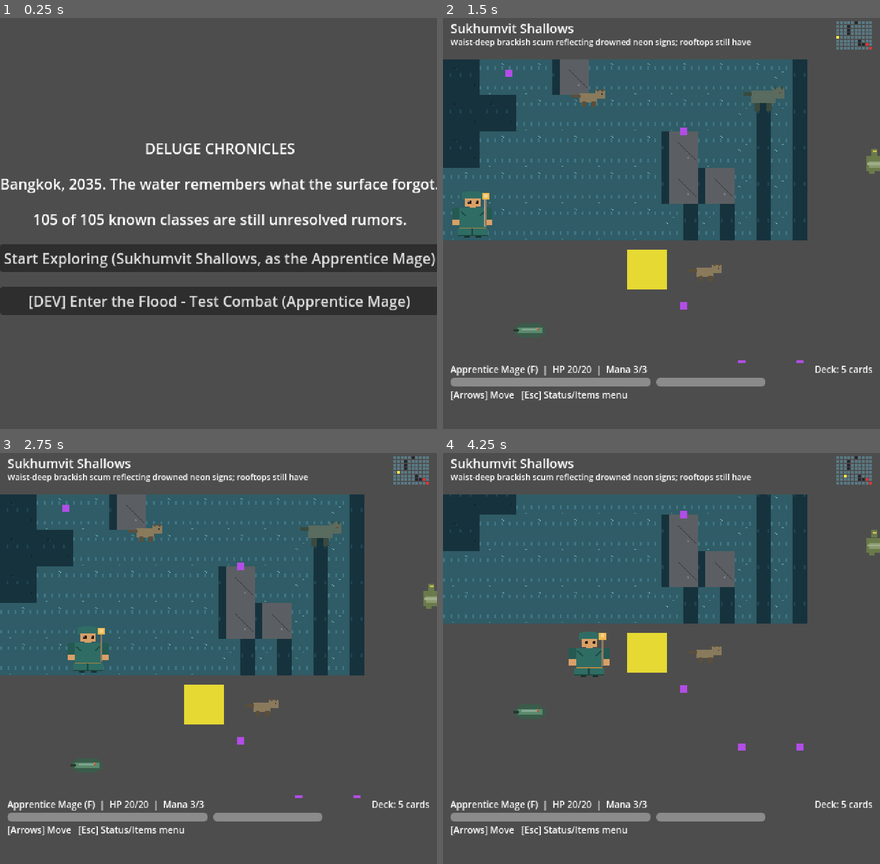
Above: before the commit, frames 1-4 (two rows, left to right).
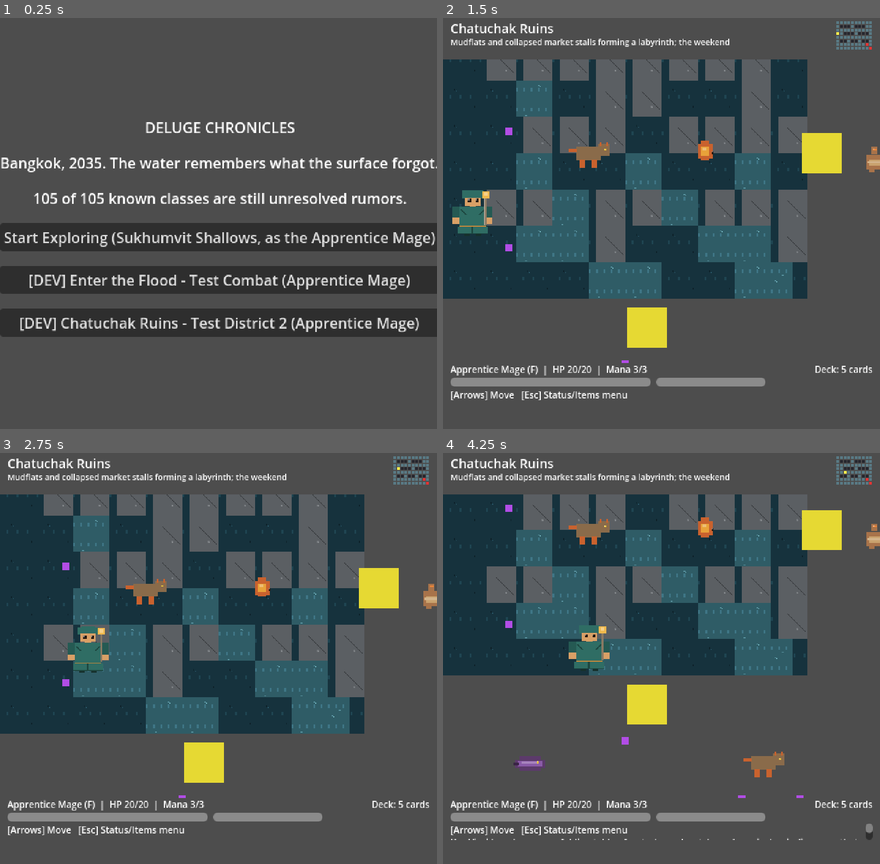
Above: after the commit, the same moments.

Repository: LupangSyS/PulseAI
Game: Godot game, scene res://scenes/main_menu.tscn
The game is run twice, just before and just after one commit, with the same random seed, the same clock (stepped at 60 frames per second) and the same inputs.
Inputs (mouse positions are in pixels of both pictures, inside the frame that each line leads up to):
- Up to frame 1 (0.25 s): no input
- Up to frame 2 (1.5 s): click (661, 322) at 0.5 s, where only the run after the commit has a clickable "[DEV] Chatuchak Ruins - Test …"; click (661, 256) at 1.25 s, where only the run before the commit has a clickable "Start Exploring (Sukhumvit Sh…"
- Up to frame 3 (2.75 s): hold Right (ui_right) from 2.03 s (still down)
- Up to frame 4 (4.25 s): release Right (ui_right) at 2.78 s; hold Down (ui_down) 2.78-3.53 s; hold Right (ui_right) from 3.53 s (still down)

The runs differ from the first frame. In frame 1, 25% of the frame differs, in the area x 0-100%, y 25-78%; in frame 2, 41%; in frame 3, 41%, in the area x 0-100%, y 0-84%; in frame 4, 33%.

Commit message:
Build Chatuchak Ruins as District 2, matching its GDD-canon lore
Sukhumvit Shallows was the only real district; Chatuchak Ruins was
fully written in GDD.md but never built as data. Bring it online the
same way District 1 was closed out: a real 10x8 maze district (mudflat
market stalls, connectivity verified by BFS before wiring it in), 5 new
monster species plus the Scale Merchant mini-boss (2 stages) and The
Chimera of the Drowned Aviary boss (3 stages) - all new ids with their
own generated sprites, since District 2 needed genuinely new creatures
rather than a reskin. 7 events: the Watchmaker (Kru Viroj) as a
revisitable NPC, two sub-map landmarks, a trade-manifest narrative
beat, and the Amulet Scale puzzle as a real 3-step sequential gate
(corpse weight -> scale -> vault door) on the same requires_flag/
sets_flag event mechanic District 1's Breaker Pump Protocol introduced.

Also added a "[DEV] Chatuchak Ruins" main-menu button (same pattern as
the existing "[DEV] Enter the Flood" combat shortcut) so the district
is actually reachable in play, not just provably correct headlessly -
there's still no real inter-district travel engine.

Validated with a full headless Godot pass: data-level lookups, a live
walkthrough of every event including the puzzle's out-of-order failure
cases, a real monster encounter trigger, and the actual main-menu
button driving a scene transition into the correct district.

Co-Authored-By: Claude Sonnet 5 <noreply@anthropic.com>
Claude-Session: https://claude.ai/code/session_01P5dwagSojk6u8oWg1L4kN1

Diff:
--- a/data/districts.json
+++ b/data/districts.json
@@ -93,5 +93,90 @@
         "reward_item": "salvaged_battery_cell"
       }
     ]
+  },
+  {
+    "id": "chatuchak_ruins",
+    "display_name": "Chatuchak Ruins",
+    "description": "Mudflats and collapsed market stalls forming a labyrinth; the weekend market is a graveyard of exotic animals that mutated instead of dying, traded by scavengers who worship mannequin heads.",
+    "danger_tier": "F-E",
+    "kind": "district",
+    "grid_width": 10,
+    "grid_height": 8,
+    "entrance_cell": [0, 3],
+    "blocked_cells": [
+      [1, 1], [2, 1], [3, 1], [5, 1], [6, 1], [7, 1],
+      [2, 3], [3, 3], [4, 3], [6, 3], [7, 3], [8, 3],
+      [1, 5], [2, 5], [4, 5], [5, 5], [7, 5], [8, 5]
+    ],
+    "terrain": [
+      "ppprrpppsp",
+      "psrrrpsrrp",
+      "ppsprrpprp",
+      "pprrrpsrrr",
+      "ppsppsppsp",
+      "prpsrrspsr",
+      "ppssrppssr",
+      "ppppssppsw"
+    ],
+    "monster_spawns": [
+      {"monster_id": "market_dog", "cell": [2, 2], "respawn_seconds": 20},
+      {"monster_id": "market_dog", "cell": [5, 6], "respawn_seconds": 20},
+      {"monster_id": "stall_wraith", "cell": [8, 1], "respawn_seconds": 25},
+      {"monster_id": "trickster_imp", "cell": [1, 6], "respawn_seconds": 20},
+      {"monster_id": "caged_songbird", "cell": [4, 2], "respawn_seconds": 25},
+      {"monster_id": "talisman_husk", "cell": [7, 2], "respawn_seconds": 30}
+    ],
+    "miniboss_spawn": {"monster_id": "scale_merchant", "cell": [8, 6]},
+    "boss_spawn": {"monster_id": "chimera_of_drowned_aviary", "cell": [9, 7]},
+    "item_spawns": [
+      {"item_id": "waterlogged_watch", "cell": [3, 5]},
+      {"item_id": "market_tag", "cell": [6, 2]}
+    ],
+    "events": [
+      {
+        "cell": [1, 2],
+        "text": "Section 7 - the Amulet Vault. Heat-pulsing clay talismans are still stacked on their shelves in neat rows, like whoever priced them expects to come back.",
+        "repeatable": false
+      },
+      {
+        "cell": [8, 0],
+        "text": "The Vivarium Drains - ruptured exotic-wildlife holding cells, bars bent outward, not in. Whatever was in here didn't escape. It got out.",
+        "repeatable": false
+      },
+      {
+        "cell": [1, 4],
+        "text": "Kru Viroj hunches over a folding table of waterlogged watches, obsessively winding ones that will never tick again. \"I can hear the flood's pulse,\" he says, not looking up. \"It has a rhythm, like a heartbeat that forgot how to stop. Section 7's vault only opens for a balanced scale - a real amulet against a cursed weight. Get either wrong and it stays shut forever.\"",
+        "repeatable": true
+      },
+      {
+        "cell": [9, 3],
+        "text": "A waterlogged shipping crate, forced open. Trade manifests inside list \"biological samples\" arriving from a trench off the coast - dated days before the first fissure broke the riverbed. Somebody was expecting this.",
+        "repeatable": false,
+        "reward_item": "trade_manifest"
+      },
+      {
+        "cell": [3, 6],
+        "text": "A corpse slumped against a collapsed stall, pockets still full. You pull a cursed lead weight from where a heart used to be. It's heavier than it should be.",
+        "repeatable": false,
+        "sets_flag": "has_lead_weight"
+      },
+      {
+        "cell": [5, 7],
+        "text": "A brass scale bolted to Section 7's shelving. You set the lead weight on one side and a shelf amulet on the other. The arm tips, settles, and holds - this one's genuine.",
+        "fail_text": "The scale's empty on one side. You'll need something with real weight to test an amulet against.",
+        "repeatable": false,
+        "requires_flag": "has_lead_weight",
+        "sets_flag": "amulet_balanced"
+      },
+      {
+        "cell": [6, 7],
+        "text": "The vault door reads the balanced scale through a slot in the frame and grinds open, stacks of clay talismans humming in unison.",
+        "fail_text": "The vault door won't budge - it's still waiting on a balanced scale, not just a weight.",
+        "repeatable": false,
+        "requires_flag": "amulet_balanced",
+        "sets_flag": "vault_opened",
+        "reward_item": "genuine_amulet"
+      }
+    ]
   }
 ]
--- a/data/items.json
+++ b/data/items.json
@@ -46,5 +46,53 @@
     "rarity": "unique",
     "effect": "",
     "value": 0
+  },
+  {
+    "id": "market_tag",
+    "display_name": "Market Tag",
+    "description": "A torn tag, still readable: STALL 7B - EXOTIC IMPORTS.",
+    "rarity": "common",
+    "effect": "",
+    "value": 0
+  },
+  {
+    "id": "waterlogged_watch",
+    "display_name": "Waterlogged Watch",
+    "description": "Still ticking, somehow. Kru Viroj would want this back.",
+    "rarity": "common",
+    "effect": "",
+    "value": 0
+  },
+  {
+    "id": "genuine_amulet",
+    "display_name": "Genuine Amulet",
+    "description": "Warm to the touch. Actually blessed, unlike most of what's sold here.",
+    "rarity": "uncommon",
+    "effect": "restore_resource",
+    "value": 8
+  },
+  {
+    "id": "trade_manifest",
+    "display_name": "Trade Manifest",
+    "description": "Shipping records for \"biological samples,\" routed from a trench off the coast, dated days before the first fissure broke.",
+    "rarity": "unique",
+    "effect": "",
+    "value": 0
+  },
+  {
+    "id": "scale_merchants_ledger",
+    "display_name": "Scale Merchant's Ledger",
+    "description": "Prices in a currency nobody uses anymore, for goods that were never for sale.",
+    "rarity": "uncommon",
+    "effect": "",
+    "value": 0
+  },
+  {
+    "id": "chimera_feather",
+    "display_name": "Chimera Feather",
+    "description": "Still warm. Still faintly singing, off-key.",
+    "rarity": "unique",
+    "effect": "",
+    "value": 0
   }
 ]
--- a/data/monsters.json
+++ b/data/monsters.json
@@ -155,5 +155,148 @@
       {"item_id": "tide_mothers_scale", "chance": 1.0},
       {"item_id": "stalker_fang", "chance": 0.5}
     ]
+  },
+  {
+    "id": "market_dog",
+    "display_name": "Market Dog",
+    "description": "A mutated stray that never left the stall it used to guard. It still remembers its post, and it still thinks you're trespassing.",
+    "rank": "F",
+    "max_hp": 18,
+    "is_miniboss": false,
+    "is_boss": false,
+    "moves": [
+      {"name": "Guard Bite", "description": "A fast, territorial snap.", "effect": "damage", "value": 5, "weight": 3},
+      {"name": "Territorial Snarl", "description": "This stall has an owner, and it isn't you.", "effect": "empower_next", "value": 3, "weight": 1}
+    ],
+    "stages": [],
+    "drop_table": [{"item_id": "market_tag", "chance": 0.25}]
+  },
+  {
+    "id": "stall_wraith",
+    "display_name": "Stall Wraith",
+    "description": "A collapsed market stall's tarp, still billowing like it's got customers to flag down. Nobody's buying anymore.",
+    "rank": "F",
+    "max_hp": 14,
+    "is_miniboss": false,
+    "is_boss": false,
+    "moves": [
+      {"name": "Tarp Snare", "description": "Wraps around whatever's closest.", "effect": "damage", "value": 4, "weight": 2},
+      {"name": "Haunted Billow", "description": "A cold, mildewed gust that clings.", "effect": "dot", "value": 3, "weight": 2}
+    ],
+    "stages": [],
+    "drop_table": [{"item_id": "market_tag", "chance": 0.2}]
+  },
+  {
+    "id": "trickster_imp",
+    "display_name": "Trickster Imp",
+    "description": "Small, fast, and delighted by how much it can steal before you notice.",
+    "rank": "F",
+    "max_hp": 12,
+    "is_miniboss": false,
+    "is_boss": false,
+    "moves": [
+      {"name": "Snatch", "description": "A quick grab at whatever's loose.", "effect": "damage", "value": 4, "weight": 3},
+      {"name": "Vanish", "description": "Gone before the counter-swing lands.", "effect": "block", "value": 4, "weight": 1}
+    ],
+    "stages": [],
+    "drop_table": [{"item_id": "market_tag", "chance": 0.3}]
+  },
+  {
+    "id": "caged_songbird",
+    "display_name": "Caged Songbird",
+    "description": "Something that used to sing for tourists outside a pet stall. It hasn't stopped, but the song isn't music anymore.",
+    "rank": "F",
+    "max_hp": 11,
+    "is_miniboss": false,
+    "is_boss": false,
+    "moves": [
+      {"name": "Discordant Shriek", "description": "A pitch that settles under the skin and stays.", "effect": "dot", "value": 3, "weight": 2},
+      {"name": "Panicked Peck", "description": "Frantic, without much behind it.", "effect": "damage", "value": 3, "weight": 2}
+    ],
+    "stages": [],
+    "drop_table": [{"item_id": "market_tag", "chance": 0.15}]
+  },
+  {
+    "id": "talisman_husk",
+    "display_name": "Talisman Husk",
+    "description": "A clay guardian from Section 7, animated by whatever's still pulsing in the amulets stacked around it.",
+    "rank": "E",
+    "max_hp": 20,
+    "is_miniboss": false,
+    "is_boss": false,
+    "moves": [
+      {"name": "Clay Fist", "description": "Slow, heavy, and hard to take twice.", "effect": "damage", "value": 5, "weight": 2},
+      {"name": "Amulet Pulse", "description": "The talismans around it flare, and the clay hardens.", "effect": "block", "value": 5, "weight": 2}
+    ],
+    "stages": [],
+    "drop_table": [{"item_id": "genuine_amulet", "chance": 0.1}]
+  },
+  {
+    "id": "scale_merchant",
+    "display_name": "The Scale Merchant",
+    "description": "Four-armed, fused at the shoulders to a rack of cages holding mutated fighting fish. It still haggles - you just can't understand the price anymore.",
+    "rank": "E",
+    "max_hp": 48,
+    "is_miniboss": true,
+    "is_boss": false,
+    "moves": [
+      {"name": "Caustic Spit", "description": "One of the caged fish, aimed at you.", "effect": "damage", "value": 8, "weight": 3},
+      {"name": "Cage Rattle", "description": "The whole rack shakes - a warning, not an attack.", "effect": "block", "value": 5, "weight": 2}
+    ],
+    "stages": [
+      {
+        "trigger_hp_pct": 0.5,
+        "display_name": "The Scale Merchant (Cages Cracking)",
+        "transition_text": "The cages crack. What's inside starts spitting on its own, wherever it wants.",
+        "moves": [
+          {"name": "Twin Cage Spit", "description": "Two cages at once, no more haggling.", "effect": "damage", "value": 10, "weight": 3},
+          {"name": "Bile Frenzy", "description": "Caustic spray that keeps burning after it lands.", "effect": "dot", "value": 4, "weight": 2},
+          {"name": "Desperate Weighing", "description": "It tips its own scale, betting everything on the next strike.", "effect": "empower_next", "value": 3, "weight": 1}
+        ]
+      }
+    ],
+    "drop_table": [
+      {"item_id": "scale_merchants_ledger", "chance": 0.6},
+      {"item_id": "genuine_amulet", "chance": 0.3}
+    ]
+  },
+  {
+    "id": "chimera_of_drowned_aviary",
+    "display_name": "The Chimera of the Drowned Aviary",
+    "description": "Hundreds of mutated birds from the market's exotic-pet stalls, moving as one shifting avian titan.",
+    "rank": "E",
+    "max_hp": 75,
+    "is_miniboss": false,
+    "is_boss": true,
+    "moves": [
+      {"name": "Wing Battering", "description": "A hundred wingbeats landing as one.", "effect": "damage", "value": 8, "weight": 3},
+      {"name": "Feathered Ward", "description": "The flock tightens into a shield.", "effect": "block", "value": 6, "weight": 2}
+    ],
+    "stages": [
+      {
+        "trigger_hp_pct": 0.66,
+        "display_name": "The Chimera (Scattering Flock)",
+        "transition_text": "The titan shudders and scatters into a hundred smaller strikes at once - there's no single wingbeat left to predict.",
+        "moves": [
+          {"name": "Scattering Strikes", "description": "It isn't one attack anymore. It's all of them.", "effect": "damage", "value": 10, "weight": 3},
+          {"name": "Panicked Shrieking", "description": "A hundred throats, none of them happy about this.", "effect": "dot", "value": 4, "weight": 2},
+          {"name": "Regroup", "description": "The flock pulls back into formation.", "effect": "block", "value": 8, "weight": 1}
+        ]
+      },
+      {
+        "trigger_hp_pct": 0.33,
+        "display_name": "The Chimera (The Weeping Boss)",
+        "transition_text": "The flock collapses inward into one emaciated vulture-beast. Something blind and weeping is curled in its open chest cavity, still counting its old profits.",
+        "moves": [
+          {"name": "Vulture Dive", "description": "Everything left, thrown at once.", "effect": "damage", "value": 13, "weight": 3},
+          {"name": "The Boss's Final Count", "description": "It doesn't need to see you to know the tally's about to close.", "effect": "execute", "value": 9, "weight": 2},
+          {"name": "Last Roost", "description": "One final huddle, more instinct than strategy now.", "effect": "block", "value": 10, "weight": 1}
+        ]
+      }
+    ],
+    "drop_table": [
+      {"item_id": "chimera_feather", "chance": 1.0},
+      {"item_id": "scale_merchants_ledger", "chance": 0.4}
+    ]
   }
 ]
--- a/scripts/ui/main_menu.gd
+++ b/scripts/ui/main_menu.gd
@@ -7,7 +7,10 @@
 ## game loop - it begins a run and drops the player into the starting
 ## district's overworld. "[DEV] Enter the Flood" is a developer shortcut
 ## straight into an isolated test battle, bypassing the overworld/class
-## gating entirely, kept for quick combat-balance testing.
+## gating entirely, kept for quick combat-balance testing. "[DEV] Chatuchak
+## Ruins" is the same idea for district 2: there's no inter-district travel
+## engine yet (see GDD.md's roadmap), so this is the only way to reach it
+## in-game right now short of editing RunState directly.
 
 func _ready() -> void:
 	set_anchors_and_offsets_preset(Control.PRESET_FULL_RECT)
@@ -43,6 +46,11 @@
 	start_button.pressed.connect(_on_start_pressed)
 	box.add_child(start_button)
 
+	var chatuchak_button := Button.new()
+	chatuchak_button.text = "[DEV] Chatuchak Ruins - Test District 2 (Apprentice Mage)"
+	chatuchak_button.pressed.connect(_on_chatuchak_pressed)
+	box.add_child(chatuchak_button)
+
 func _build_codex_text() -> String:
 	var total: int = GameData.classes.size()
 	var hidden: int = 0
@@ -58,3 +66,8 @@
 
 func _on_start_pressed() -> void:
 	get_tree().change_scene_to_file("res://scenes/combat.tscn")
+
+func _on_chatuchak_pressed() -> void:
+	RunState.begin_run("mage_f")
+	RunState.pending_district_id = "chatuchak_ruins"
+	get_tree().change_scene_to_file("res://scenes/overworld.tscn")
Binary file added: assets/sprites/monsters/caged_songbird_idle1.png
Not shown, added: assets/sprites/monsters/caged_songbird_idle1.png.import
Binary file added: assets/sprites/monsters/caged_songbird_idle2.png
Not shown, added: assets/sprites/monsters/caged_songbird_idle2.png.import
Binary file added: assets/sprites/monsters/chimera_of_drowned_aviary_idle1.png
Not shown, added: assets/sprites/monsters/chimera_of_drowned_aviary_idle1.png.import
Binary file added: assets/sprites/monsters/chimera_of_drowned_aviary_idle2.png
Not shown, added: assets/sprites/monsters/chimera_of_drowned_aviary_idle2.png.import
Binary file added: assets/sprites/monsters/market_dog_idle1.png
Not shown, added: assets/sprites/monsters/market_dog_idle1.png.import
Binary file added: assets/sprites/monsters/market_dog_idle2.png
Not shown, added: assets/sprites/monsters/market_dog_idle2.png.import
(and 19 more such lines)
